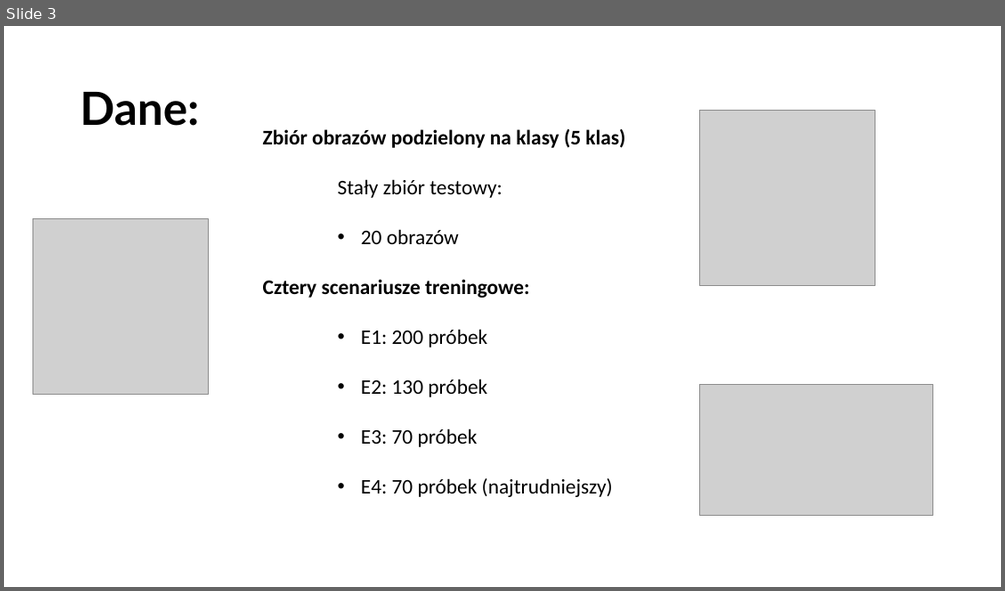
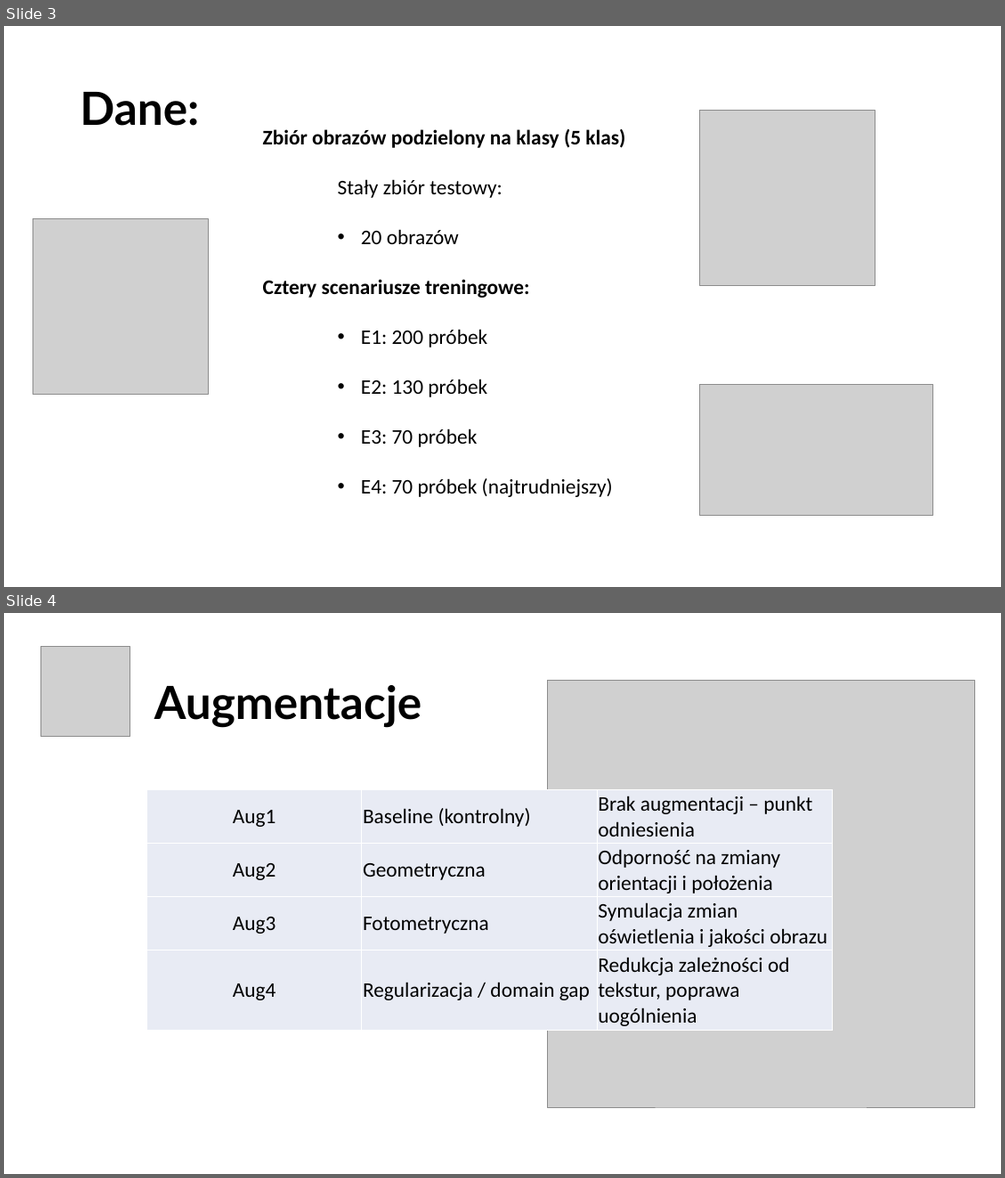
Before and after one commit to orhis/widzenie, a slide deck: Porównanie skuteczności lekkich sieci CNN w zadaniu klasyfikacji.pptx. Shown one above the other, each under a label of ours: slide 3 before the commit, slides 3 and 4 after it. The pictures are 1005x591 and 1005x1178 pixels, drawn with LibreOffice and Linux fonts; fonts in the diff are those of the drawing; grey boxes stand for pictures. Boxes give left, top, right and bottom in pixels: in the first picture for what was removed or moved away, otherwise in the second. Text is boxed around its words. In the diff, an @@ line names an element or a change of style, - is before the commit and + after.

```diff
--- a/Porównanie skuteczności lekkich sieci CNN w zadaniu klasyfikacji.pptx
+++ b/Porównanie skuteczności lekkich sieci CNN w zadaniu klasyfikacji.pptx
@@ slide 4 added at (x1=4, y1=613, x2=1001, y2=1174), background #FFFFFF @@
@@ picture added at (x1=40, y1=647, x2=130, y2=737) @@
@@ title added at (x1=154, y1=685, x2=421, y2=727), 44 pt, text #000000, bold @@
+Augmentacje
@@ picture added at (x1=547, y1=680, x2=974, y2=1107) @@
@@ table added at (x1=146, y1=789, x2=833, y2=1030), 4 rows, 3 columns @@
+Aug1 | Baseline (kontrolny) | Brak augmentacji – punkt odniesienia
+Aug2 | Geometryczna | Odporność na zmiany orientacji i położenia
+Aug3 | Fotometryczna | Symulacja zmian oświetlenia i jakości obrazu
+Aug4 | Regularizacja / domain gap | Redukcja zależności od tekstur, poprawa uogólnienia
```
Also in this commit, not shown: 2 slides changed, 2 slides removed.
